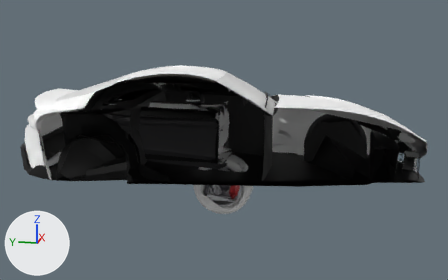
Before and after pictures for a commit that changed the glTF model public/assets/vehicles/raiden.glb.
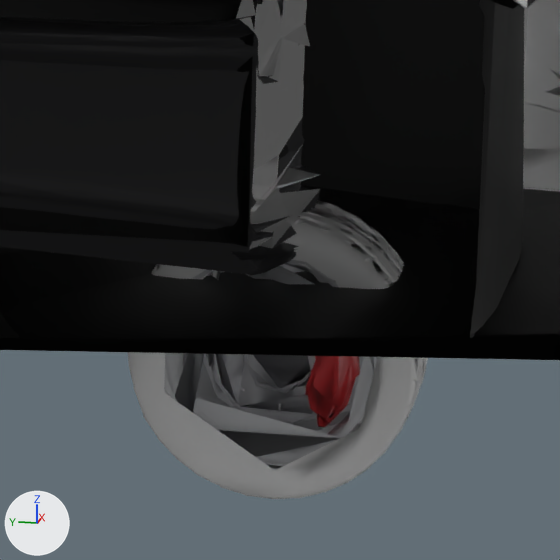
There are two pictures of each version: one whole from a camera (50 mm lens) standing at (-6.633, -1.333, 2.169) and looking at (0.009, -0.005, 0.508), one close up on the part from 37% to 62% of the width and 41% to 81% of the height. Every picture has the same lights, and +X, +Y and +Z are marked at lower left. The last two pictures show the newer version. Everything nearer to the camera than a plane just in front of the edit is cut away. Where no turn or scale is listed for an object, it has been applied to the vertices. Vertices at exactly the same position are counted once.

Objects in the first close-up: 'lod0|body|rubber', 'lod0|door0|paint', 'lod0|door1|interior', 'lod0|door1|paint', 'lod0|door1|rubber', 'lod1|body|rubber', 'lod2|body|paint', 'lod2|body|rubber', 'w0|wheel|rim', 'w0|wheel|tyre', 'w1|wheel|rim', 'w1|wheel|tyre' and 6 more.
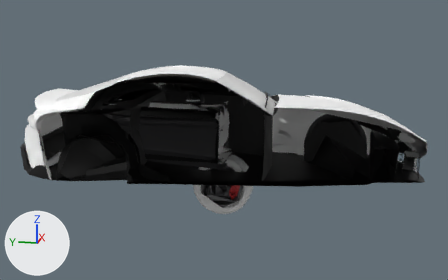
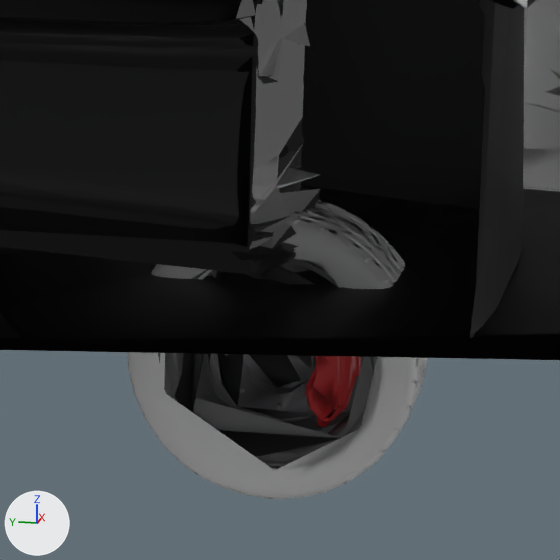
Where the newer file only moved an object's origin or applied its transform, the numbers keep the older frame.

Boxes [x1, y1, x2, y2] around the edits, measured in the close-ups (560 x 560 px; the box of a moved part takes in the faces that stretch with it):
'w0|wheel|tyre', reshaped
    before: [128, 200, 428, 499]
    after: [127, 200, 428, 499]
'w1|wheel|rim', reshaped
    before: [175, 264, 374, 457]
    after: [175, 263, 374, 457]
'w0|wheel|rim', reshaped
    before: [164, 260, 377, 466]
    after: [158, 259, 377, 467]
part 1 of me_w0_wheel_rim, reshaped
    before: [213, 354, 356, 424]
    after: [164, 259, 365, 467]
part 2 of me_w0_wheel_rim, recoloured
    before: [211, 270, 377, 466]
    after: [158, 270, 377, 466]
part 3 of me_w0_wheel_tyre, built on (mostly hidden before)
    before: [383, 255, 428, 406]
    after: [130, 200, 427, 493]
part 4 of me_w1_wheel_rim, moved or reshaped
    before: [215, 354, 364, 414]
    after: [217, 354, 363, 419]
part 5 of me_w1_wheel_rim, recoloured (light grey to dark grey)
    both: [175, 264, 374, 457]

The edits, one by one:
me_w0_wheel_rim is used by ob_w0_wheel_rim; location (-0.002, 0.0, 0.0).
me_w0_wheel_rim had 541 vertices, 979 faces and spanned x -0.115..0.115, y -0.253..0.253, z -0.253..0.253.
me_w0_wheel_rim now has 1028 vertices, 1841 faces and spans x -0.115..0.115, y -0.253..0.253, z -0.253..0.253.
me_w0_wheel_rim part 1: 64 vertices removed from x -0.066..0.115, y -0.196..0.222, z -0.201..0.197; 551 vertices added at x -0.115..0.115, y -0.249..0.253, z -0.249..0.253.
me_w0_wheel_rim part 2: 230 kept faces spanning x -0.115..0.115, y -0.253..0.253, z -0.253..0.253 get new vertex colours; the middle colour goes from light grey #c4c5c8 to dark grey #666668.
me_w0_wheel_tyre is used by ob_w0_wheel_tyre; location (0.001, 0.0, 0.0).
me_w0_wheel_tyre had 1396 vertices, 2918 faces and spanned x -0.127..0.127, y -0.335..0.335, z -0.334..0.334.
me_w0_wheel_tyre now has 2453 vertices, 4892 faces and spans x -0.129..0.127, y -0.335..0.335, z -0.334..0.334.
me_w0_wheel_tyre part 3: 20 vertices removed from x -0.03..0.112, y -0.333..0.333, z -0.333..0.237; 1077 vertices added at x -0.129..0.126, y -0.335..0.335, z -0.334..0.334.
me_w1_wheel_rim is used by ob_w1_wheel_rim; location (-0.002, 0.002, 0.004).
me_w1_wheel_rim had 76 vertices, 140 faces and spanned x -0.115..0.115, y -0.251..0.251, z -0.248..0.248.
me_w1_wheel_rim now has 74 vertices, 139 faces and spans x -0.115..0.115, y -0.251..0.251, z -0.248..0.248.
Part 4, on me_w1_wheel_rim:
13 vertices are removed from x -0.05..0.115, y -0.232..0.135, z -0.152..0.235.
51 faces are deleted.
8 vertices move from x -0.05..0.057, y -0.169..0.145, z -0.08..0.059 to x -0.05..0.057, y -0.157..0.141, z -0.141..0.069.
11 vertices are added at x -0.05..0.115, y -0.246..0.072, z -0.17..0.227.
50 new faces join them.
me_w1_wheel_rim part 5: 94 kept faces spanning x -0.115..0.115, y -0.251..0.251, z -0.248..0.24 get new vertex colours; the middle colour goes from light grey #c4c5c8 to dark grey #666668.
